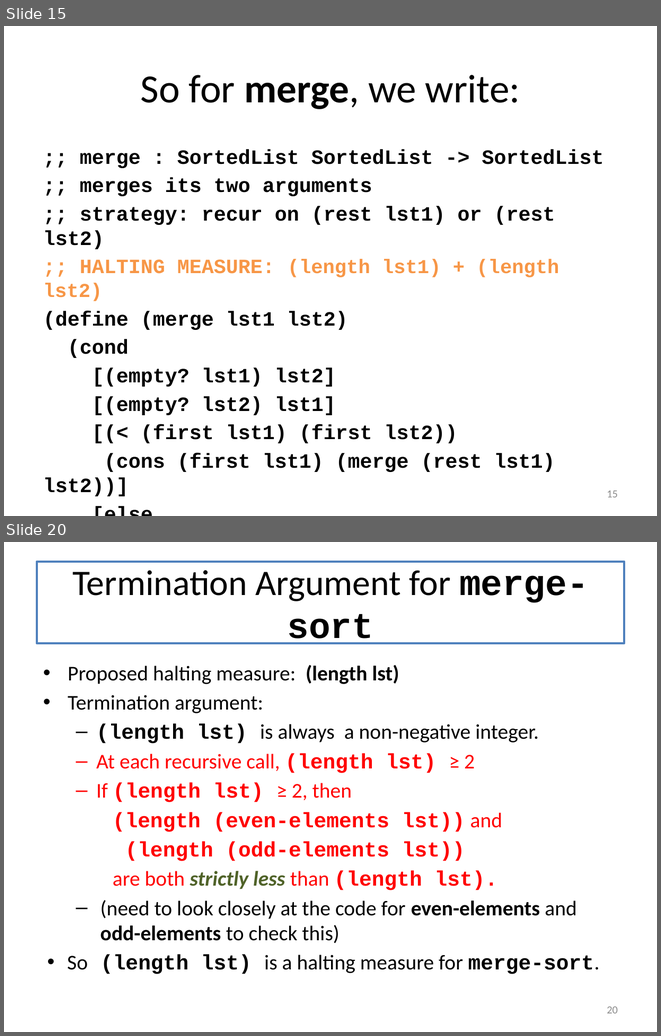
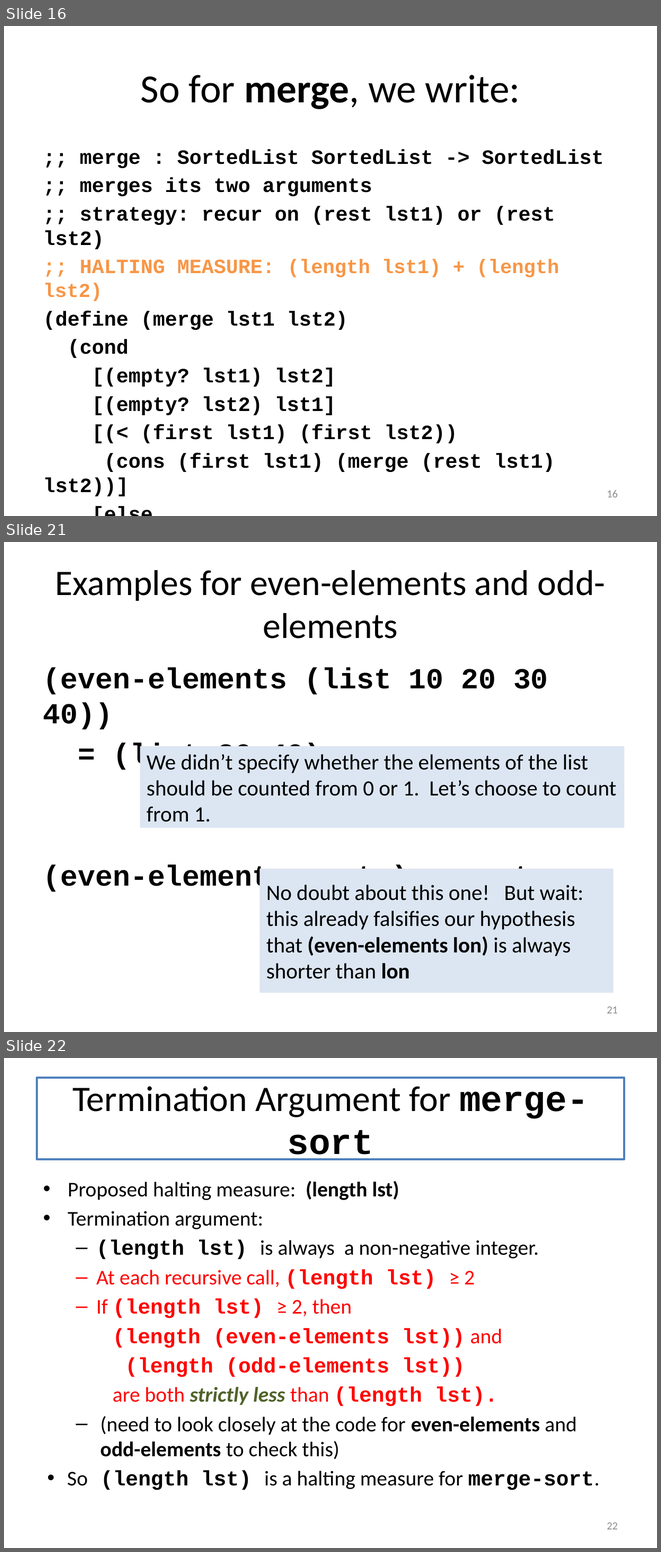
Before and after one commit to mwand/cs5010f17, a slide deck: Slides/Lesson 8.1-8.2 General Recursion.pptx. Shown one above the other, each under a label of ours: slides 15 and 20 before the commit, slides 16, 21 and 22 after it; the slides between them are not shown. The pictures are 661x1036 and 661x1552 pixels, drawn with LibreOffice and Linux fonts; fonts in the diff are those of the drawing. Boxes give left, top, right and bottom in pixels: in the first picture for what was removed or moved away, otherwise in the second. Text is boxed around its words. In the diff, an @@ line names an element or a change of style, - is before the commit and + after.

```diff
--- a/Slides/Lesson 8.1-8.2 General Recursion.pptx
+++ b/Slides/Lesson 8.1-8.2 General Recursion.pptx
@@ slide 21 added at (x1=4, y1=542, x2=657, y2=1032), background #FFFFFF @@
@@ title added at (x1=37, y1=562, x2=624, y2=643), fill #FFFFFF, outline #4F81BD 2 pt, 39.6 pt, text #000000 @@
+Examples for even-elements and odd-elements
@@ text added at (x1=43, y1=668, x2=548, y2=893), 32 pt, text #000000, bold @@
+(even-elements (list 10 20 30 40))
+= (list 20 40)
+(even-elements empty) = empty
@@ rectangle added at (x1=140, y1=746, x2=624, y2=827), fill #DCE6F2, 24 pt, text #000000 @@
+We didn’t specify whether the elements of the list should be counted from 0 or 1. Let’s choose to count from 1.
@@ rectangle added at (x1=260, y1=868, x2=614, y2=992), fill #DCE6F2, 24 pt, text #000000 @@
+No doubt about this one! But wait: this already falsifies our hypothesis that (even-elements lon) is always shorter than lon
@@ page number added at (x1=607, y1=1006, x2=618, y2=1013), 12 pt, text #8C8C8C @@
+21
@@ what was slide 15 is now slide 16 @@
@@ page number at (x1=607, y1=490, x2=618, y2=497): text changed @@
-15
+16
@@ what was slide 20 is now slide 22 @@
@@ page number at (x1=607, y1=1522, x2=618, y2=1529): text changed @@
-20
+22
```
Also in this commit, not shown: 4 slides changed, 2 other slides added, 1 slide removed.
